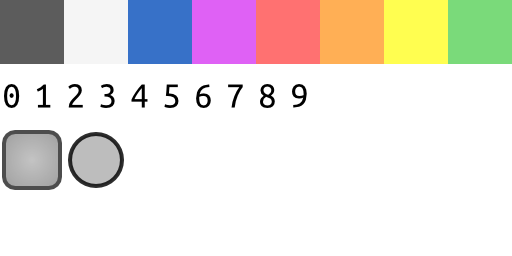
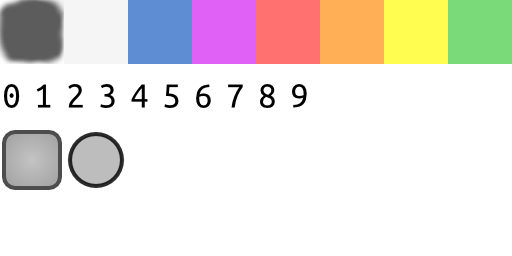
Comparing the layer stacks of the two 512x256 images. Changes:
removed layer "Pasted Layer" over (x1=128, y1=0, x2=192, y2=64)
painted on "example.png" over (x1=0, y1=0, x2=64, y2=64)
